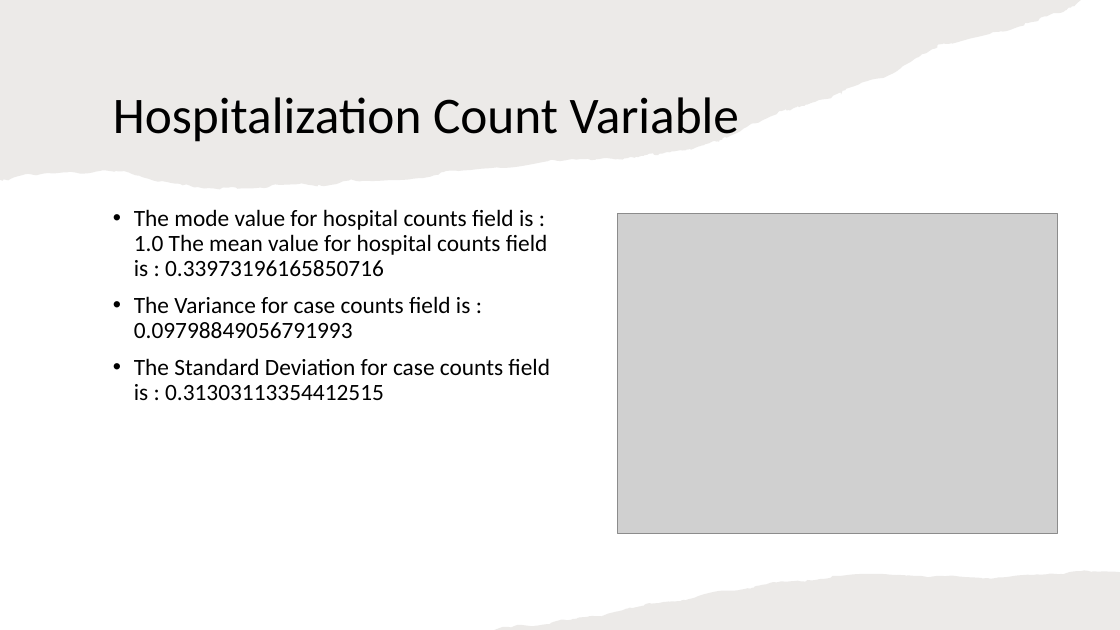
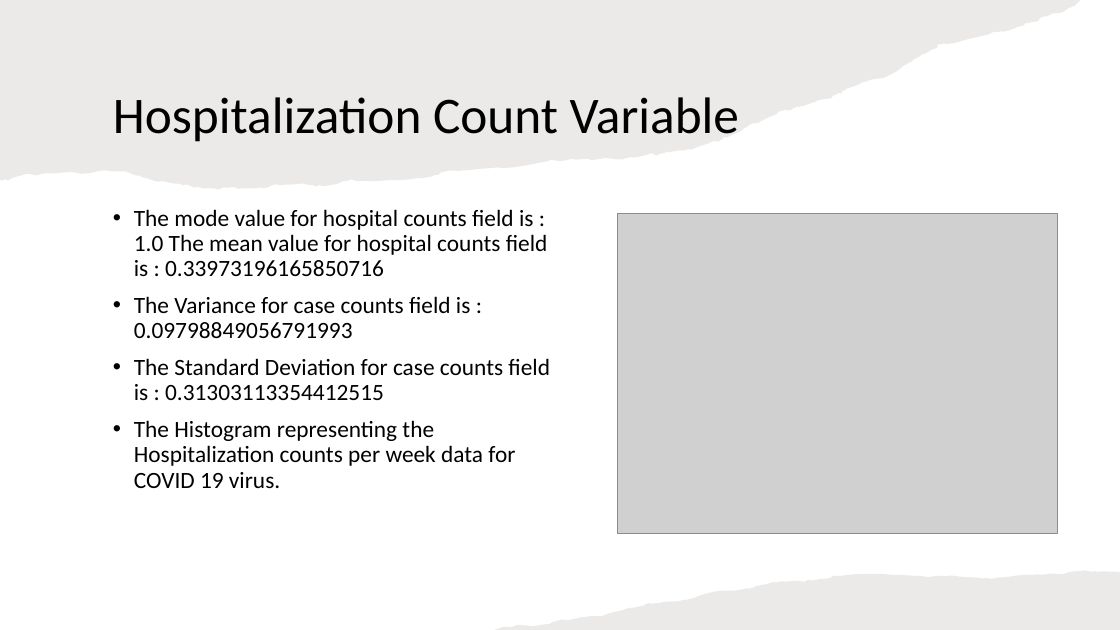
Before and after one commit to santoshgithub100/DSC530_TermEndProject, a slide deck: slide 11 of DC530 Term End Project.pptx. Drawn at 1120x630 pixels with LibreOffice and Linux fonts; fonts in the diff are those of the drawing; grey boxes stand for pictures. Boxes give left, top, right and bottom in pixels: in the first picture for what was removed or moved away, otherwise in the second. Text is boxed around its words. In the diff, an @@ line names an element or a change of style, - is before the commit and + after.

```diff
--- a/DC530 Term End Project.pptx
+++ b/DC530 Term End Project.pptx
@@ text at (x1=134, y1=420, x2=515, y2=488): paragraph added @@
+• The Histogram representing the Hospitalization counts per week data for COVID 19 virus.
```
Also in this commit, not shown: 6 other slides changed, 8 slides added, 1 slide removed.
